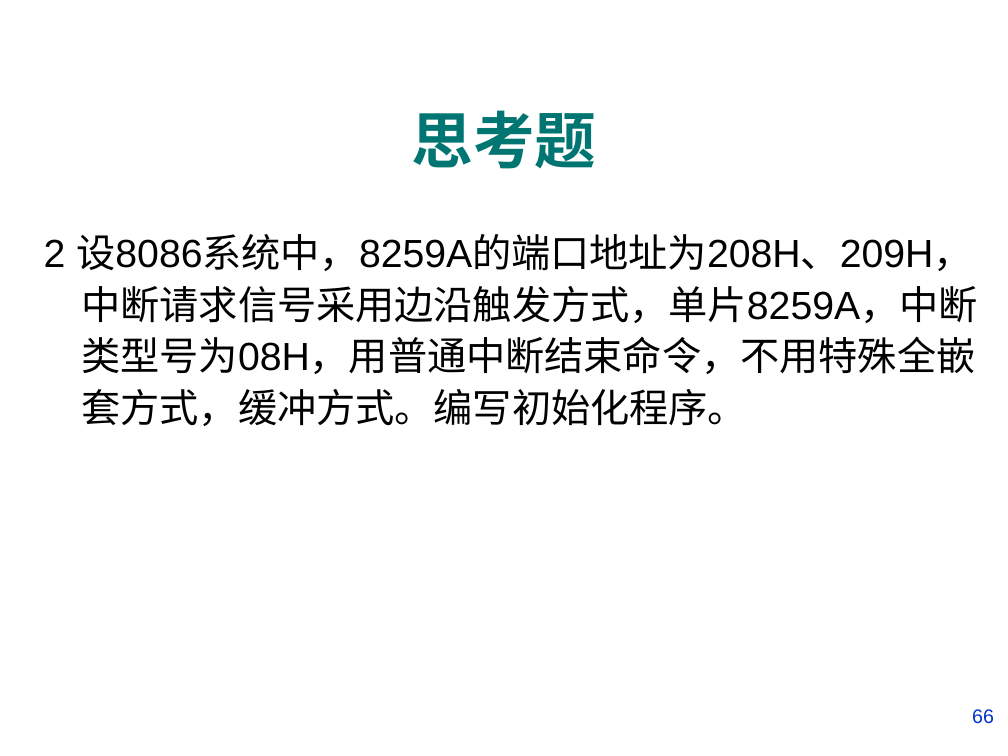
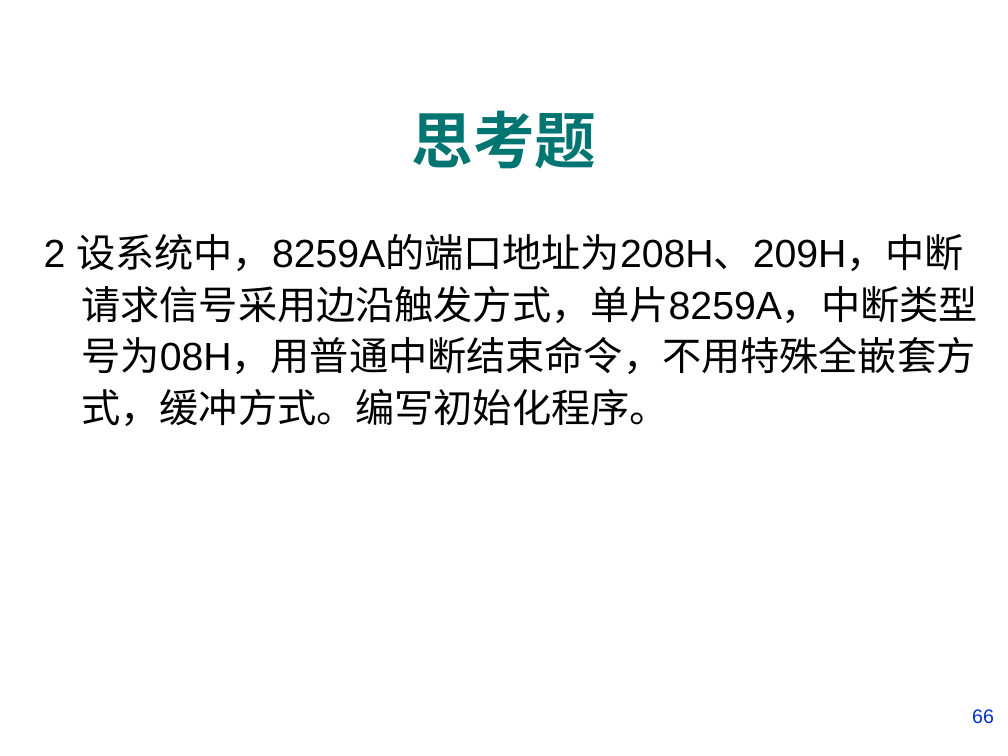
Before and after one commit to rshouc/Microcomputer, a slide deck: slide 66 of PPT/The Principle of Microcomputer/第七章 微机原理（中断控制器8259A) .pptx. Drawn at 1008x756 pixels with LibreOffice and Linux fonts; fonts in the diff are those of the drawing; background and template pictures are left out. Boxes give left, top, right and bottom in pixels: in the first picture for what was removed or moved away, otherwise in the second. Text is boxed around its words. In the diff, an @@ line names an element or a change of style, - is before the commit and + after.

```diff
--- a/PPT/The Principle of Microcomputer/第七章 微机原理（中断控制器8259A) .pptx
+++ b/PPT/The Principle of Microcomputer/第七章 微机原理（中断控制器8259A) .pptx
@@ text at (44, 234, 978, 426): text changed @@
-2 设8086系统中，8259A的端口地址为208H、209H，中断请求信号采用边沿触发方式，单片8259A，中断类型号为08H，用普通中断结束命令，不用特殊全嵌套方式，缓冲方式。编写初始化程序。
+2 设系统中，8259A的端口地址为208H、209H，中断请求信号采用边沿触发方式，单片8259A，中断类型号为08H，用普通中断结束命令，不用特殊全嵌套方式，缓冲方式。编写初始化程序。
```
Also in this commit, not shown: 14 other slides changed, 1 other file.
